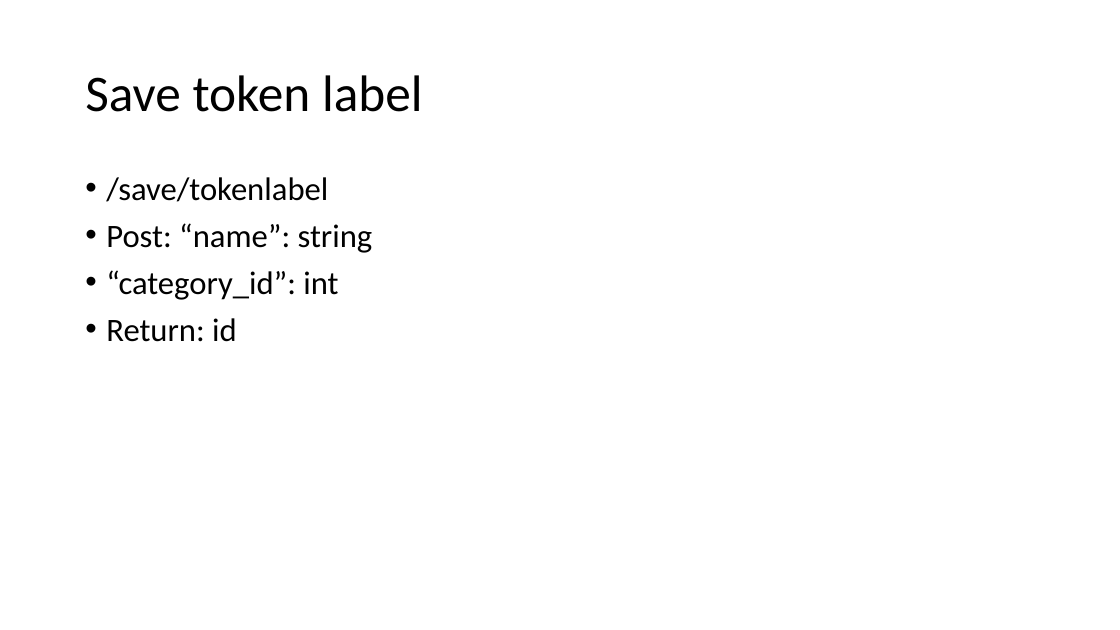
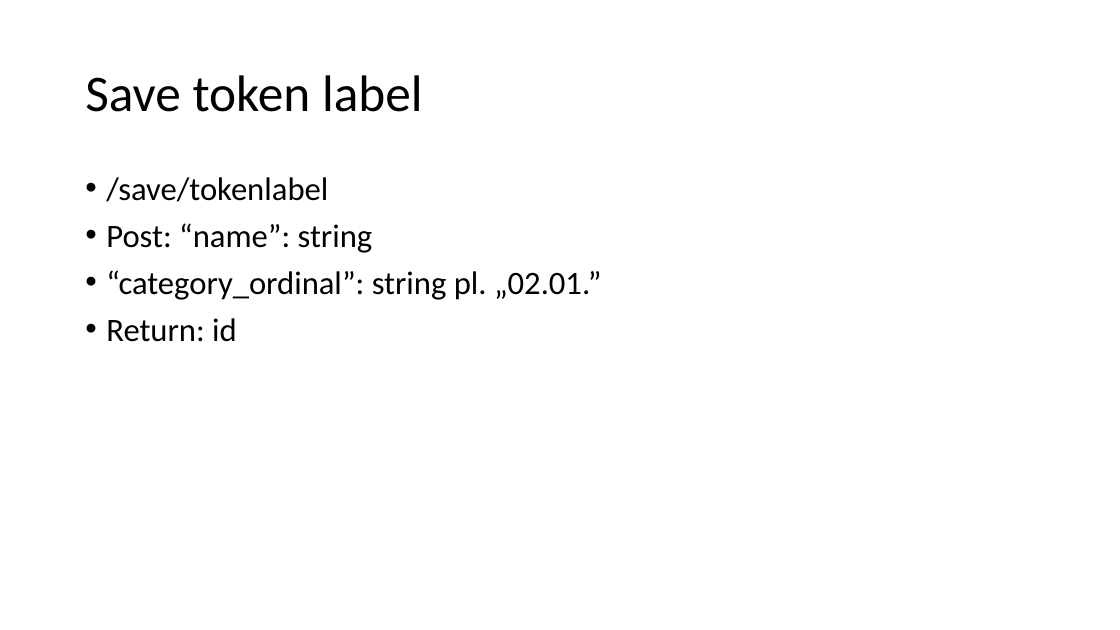
Before and after one commit to ejanos/strabag, a slide deck: slide 9 of python WebAPI.ppt. Drawn at 1120x630 pixels with LibreOffice and Linux fonts; fonts in the diff are those of the drawing. Boxes give left, top, right and bottom in pixels: in the first picture for what was removed or moved away, otherwise in the second. Text is boxed around its words. In the diff, an @@ line names an element or a change of style, - is before the commit and + after.

```diff
--- a/python WebAPI.ppt
+++ b/python WebAPI.ppt
@@ text at [106,270,601,300]: text changed @@
-• “category_id”: int
+• “category_ordinal”: string pl. „02.01.”
```
Also in this commit, not shown: 4 other files.
